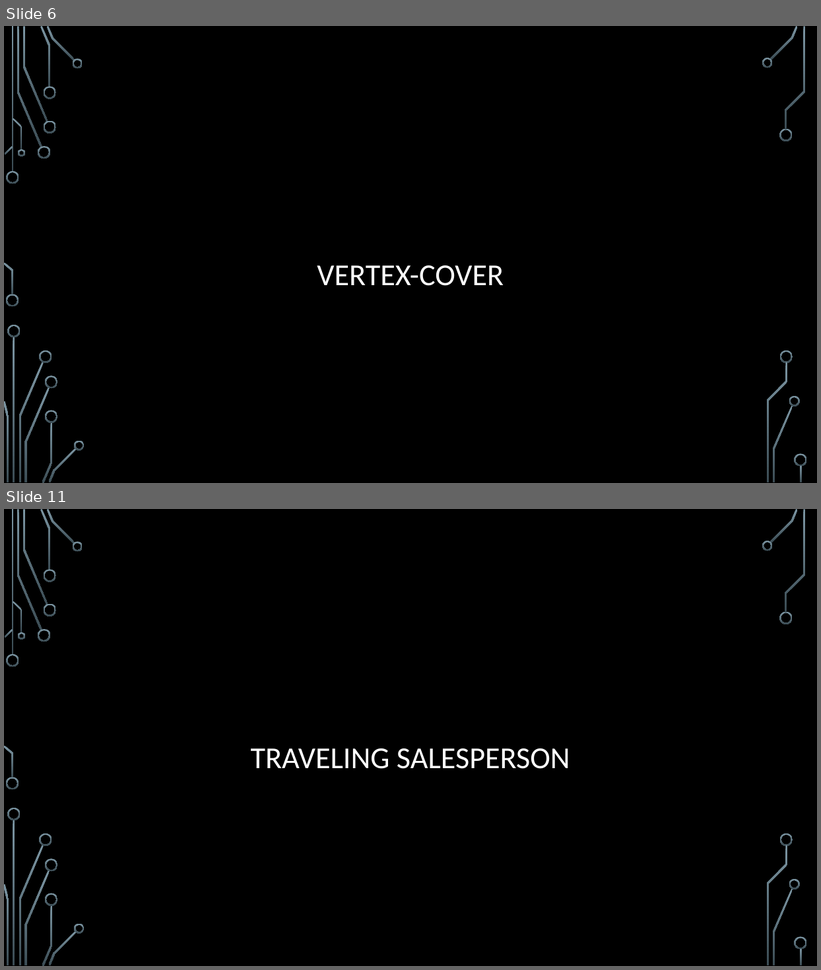
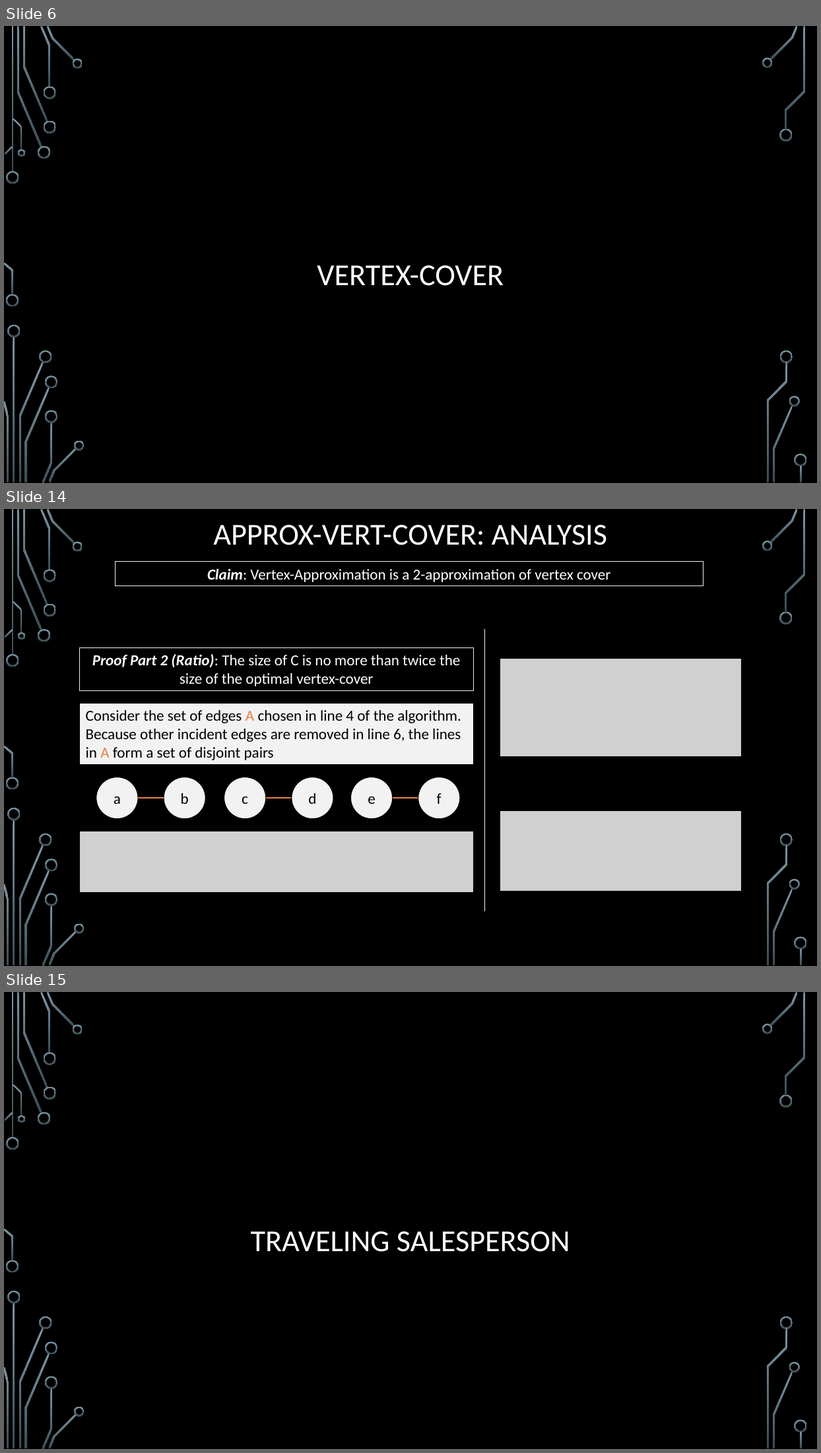
Before and after one commit to janiceeguo/advAlgo, a slide deck: slides/Approx-01-Intro.pptx. Shown one above the other, each under a label of ours: slides 6 and 11 before the commit, slides 6, 14 and 15 after it; the slides between them are not shown. The pictures are 821x970 and 821x1453 pixels, drawn with LibreOffice and Linux fonts; fonts in the diff are those of the drawing; grey boxes stand for pictures; background and template pictures are left out. Boxes give left, top, right and bottom in pixels: in the first picture for what was removed or moved away, otherwise in the second. Text is boxed around its words. In the diff, an @@ line names an element or a change of style, - is before the commit and + after.

```diff
--- a/slides/Approx-01-Intro.pptx
+++ b/slides/Approx-01-Intro.pptx
@@ slide 14 added at [4,509,817,966], background picture (left out); not listed: 36 template elements that a slide beside it also shows @@
@@ title added at [213,525,607,545], 36 pt, text #FFFFFF @@
+APPROX-VERT-COVER: ANALYSIS
@@ rectangle added at [115,561,704,586], outline #F2F2F2 0.75 pt, 18 pt, text #FFFFFF @@
+Claim: Vertex-Approximation is a 2-approximation of vertex cover
@@ line added from (484, 629) to (484, 912), #F2F2F2 0.75 pt @@
@@ rectangle added at [80,648,474,691], outline #F2F2F2 0.75 pt, 18 pt, text #FFFFFF @@
+Proof Part 2 (Ratio): The size of C is no more than twice the size of the optimal vertex-cover
@@ picture added at [500,658,742,757] @@
@@ rectangle added at [80,704,474,765], fill #F2F2F2, outline #000000 0.75 pt, 18 pt, text #000000 @@
+Consider the set of edges A chosen in line 4 of the algorithm. Because other incident edges are removed in line 6, the lines in A form a set of disjoint pairs
@@ ellipse added at [96,778,138,819], fill #F2F2F2, outline #000000 1.25 pt, 18 pt, text #000000 @@
+a
@@ ellipse added at [164,778,206,819], fill #F2F2F2, outline #000000 1.25 pt, 18 pt, text #000000 @@
+b
@@ ellipse added at [224,778,266,819], fill #F2F2F2, outline #000000 1.25 pt, 18 pt, text #000000 @@
+c
@@ ellipse added at [291,778,333,819], fill #F2F2F2, outline #000000 1.25 pt, 18 pt, text #000000 @@
+d
@@ ellipse added at [350,778,393,819], fill #F2F2F2, outline #000000 1.25 pt, 18 pt, text #000000 @@
+e
@@ ellipse added at [418,778,460,819], fill #F2F2F2, outline #000000 1.25 pt, 18 pt, text #000000 @@
+f
@@ line added from (138, 798) to (164, 798), #E78045 2 pt @@
@@ line added from (266, 798) to (291, 798), #E78045 2 pt @@
@@ line added from (393, 798) to (418, 798), #E78045 2 pt @@
@@ picture added at [500,811,742,891] @@
@@ picture added at [80,832,474,893] @@
@@ what was slide 11 is now slide 15 @@
```
Also in this commit, not shown: 9 other slides added, 6 slides removed, 2 other files.
